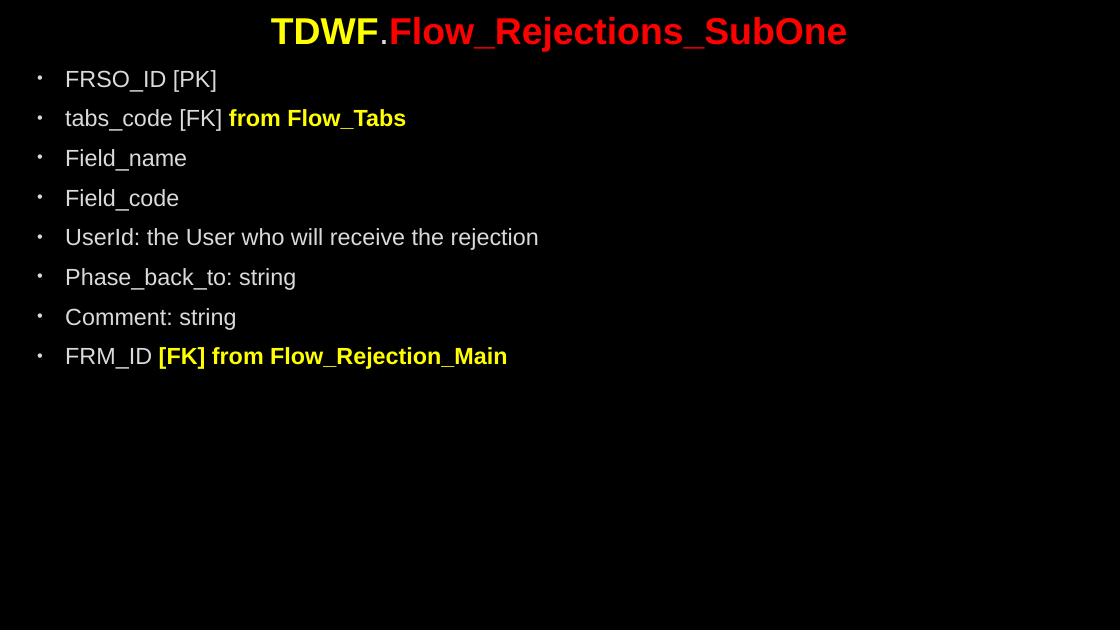
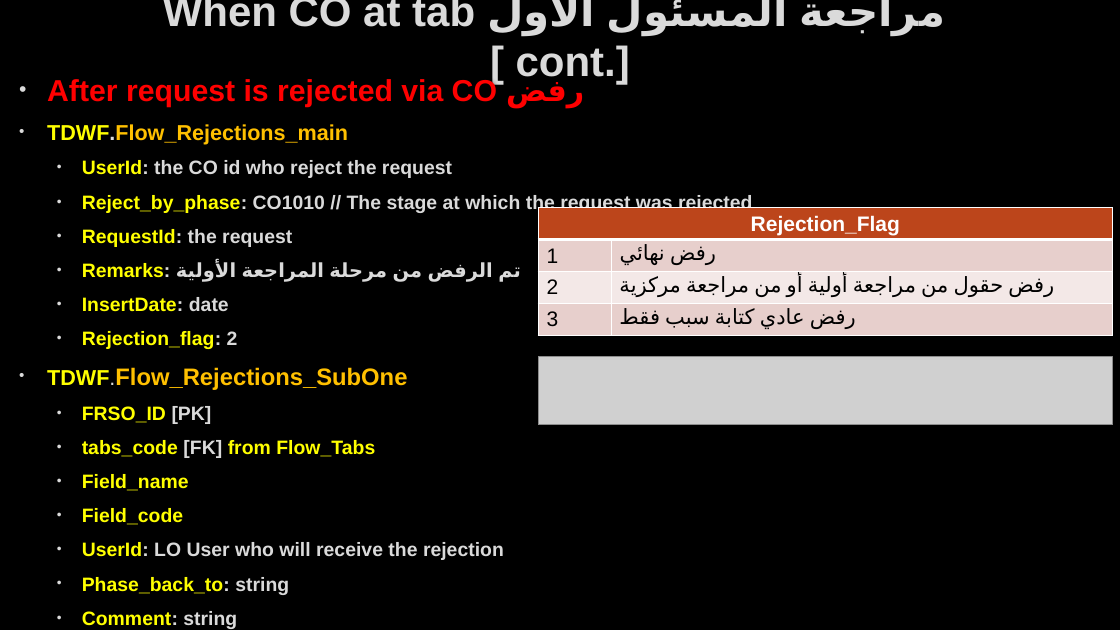
Before and after one commit to AhmedMohamedSamir1/Summary, a slide deck: slide 33 of Dot Net/Business.pptx (slide 53 before the commit). Drawn at 1120x630 pixels with LibreOffice and Linux fonts; fonts in the diff are those of the drawing; grey boxes stand for pictures; background and template pictures are left out. Boxes give left, top, right and bottom in pixels: in the first picture for what was removed or moved away, otherwise in the second. Text is boxed around its words. In the diff, an @@ line names an element or a change of style, - is before the commit and + after.

```diff
--- a/Dot Net/Business.pptx
+++ b/Dot Net/Business.pptx
@@ title added at (163, 0, 945, 85), 36 pt, text #DADADA, bold @@
+When CO at tab مراجعة المسئول الأول [ cont.]
@@ title removed at (271, 17, 848, 52) @@
-TDWF.Flow_Rejections_SubOne
@@ text "After request is rejected via ...": place and size @@
-text "After request is rejected via ..." at (65, 70, 539, 369)
+text "After request is rejected via ..." at (47, 76, 752, 629)
@@ text at (47, 76, 752, 390): paragraphs added @@
+• After request is rejected via CO رفض
+• TDWF.Flow_Rejections_main
+  • UserId: the CO id who reject the request
+  • Reject_by_phase: CO1010 // The stage at which the request was rejected
+  • RequestId: the request
+  • Remarks: تم الرفض من مرحلة المراجعة الأولية
+  • InsertDate: date
+  • Rejection_flag: 2
+• TDWF.Flow_Rejections_SubOne
@@ table added at (539, 208, 1113, 342), 4 rows, 2 columns @@
+Rejection_Flag | 
+1 | رفض نهائي
+2 | رفض حقول من مراجعة أولية أو من مراجعة مركزية
+3 | رفض عادي كتابة سبب فقط
@@ picture added at (539, 356, 1113, 424) @@
@@ text at (82, 406, 375, 629): size 20 to 16.6 pt in "FRSO_ID [PK]", "tabs_code [FK] from Flow_Tabs", "Field_name", "Field_code" and 3 more places; text colour #DADADA to #FFFF00 in "FRSO_ID", "tabs_code", "Field_name", "Field_code" and 2 more places; bold on in "FRSO_ID [PK]", "tabs_code [FK]", "Field_name", "Field_code" and 3 more places; text colour #DADADA to #00B0F0 in "FRM_ID"; list level 1 to 2 in "FRSO_ID [PK]"; list level 1 to 2 in "tabs_code [FK] from Flow_Tabs"; list level 1 to 2 in "Field_name"; list level 1 to 2 in "Field_code"; list level 1 to 2 in "Phase_back_to: string"; list level 1 to 2 in "Comment: string"; list level 1 to 2 in "FRM_ID [FK] from Flow_Rejection_Main" @@
@@ text at (82, 542, 504, 560): text changed; size 20 to 16.6 pt; bold on @@
-• UserId: the User who will receive the rejection
+  • UserId: LO User who will receive the rejection
```
Also in this commit, not shown: 27 other slides changed, 64 slides added, 16 slides removed, 8 other files.
